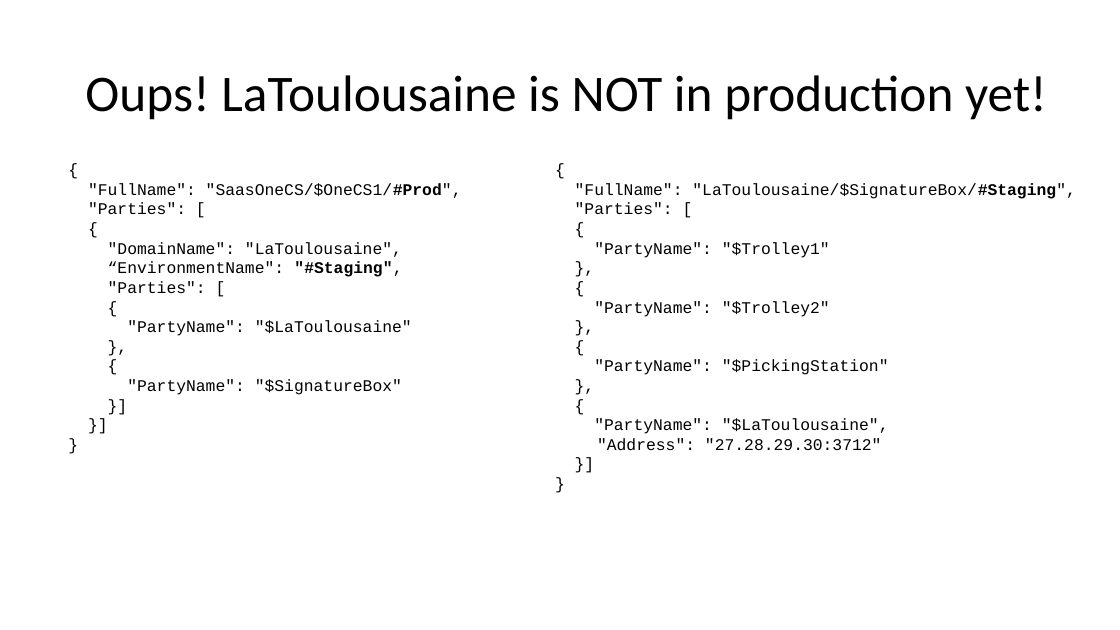
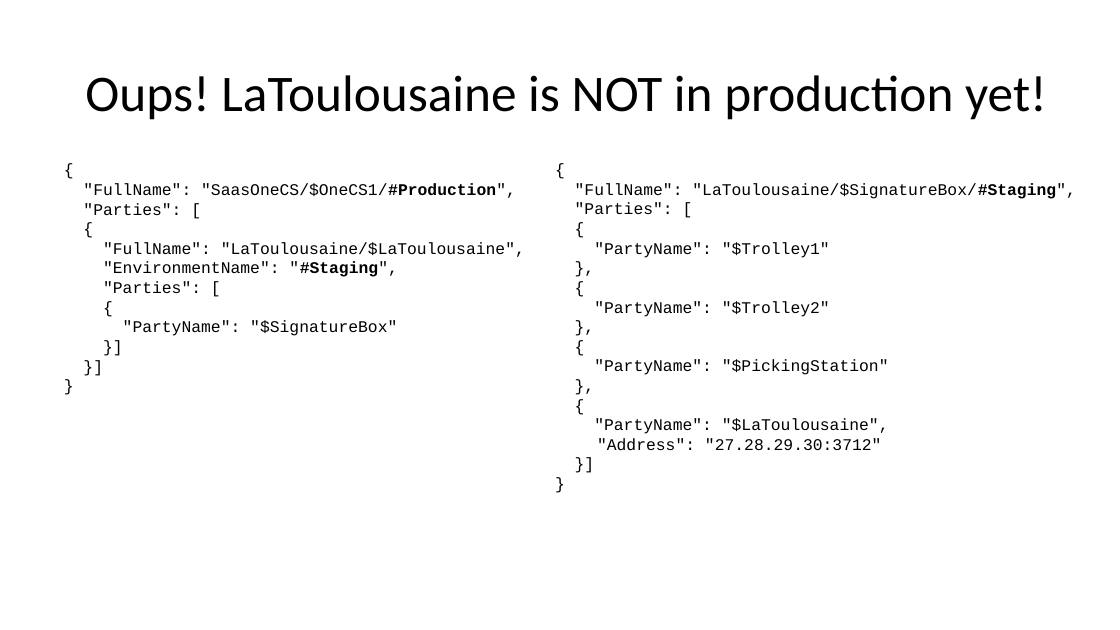
Before and after one commit to signature-opensource/CK-AppIdentity-Transport, a slide deck: slide 15 of Doc/CK-AppIdentity.pptx. Drawn at 1120x630 pixels with LibreOffice and Linux fonts; fonts in the diff are those of the drawing. Boxes give left, top, right and bottom in pixels: in the first picture for what was removed or moved away, otherwise in the second. Text is boxed around its words. In the diff, an @@ line names an element or a change of style, - is before the commit and + after.

```diff
--- a/Doc/CK-AppIdentity.pptx
+++ b/Doc/CK-AppIdentity.pptx
@@ text at [83,183,525,277]: text changed @@
-"FullName": "SaasOneCS/$OneCS1/#Prod",
-"Parties": [
-{
-"DomainName": "LaToulousaine",
-“EnvironmentName": "#Staging",
+"FullName": "SaasOneCS/$OneCS1/#Production",
+"Parties": [
+{
+"FullName": "LaToulousaine/$LaToulousaine",
+"EnvironmentName": "#Staging",
@@ text at [127,320,412,336]: paragraphs removed @@
-{
-"PartyName": "$LaToulousaine"
-},
```
Also in this commit, not shown: 5 other slides changed, 2 slides added, 1 slide removed, 5 other files.
